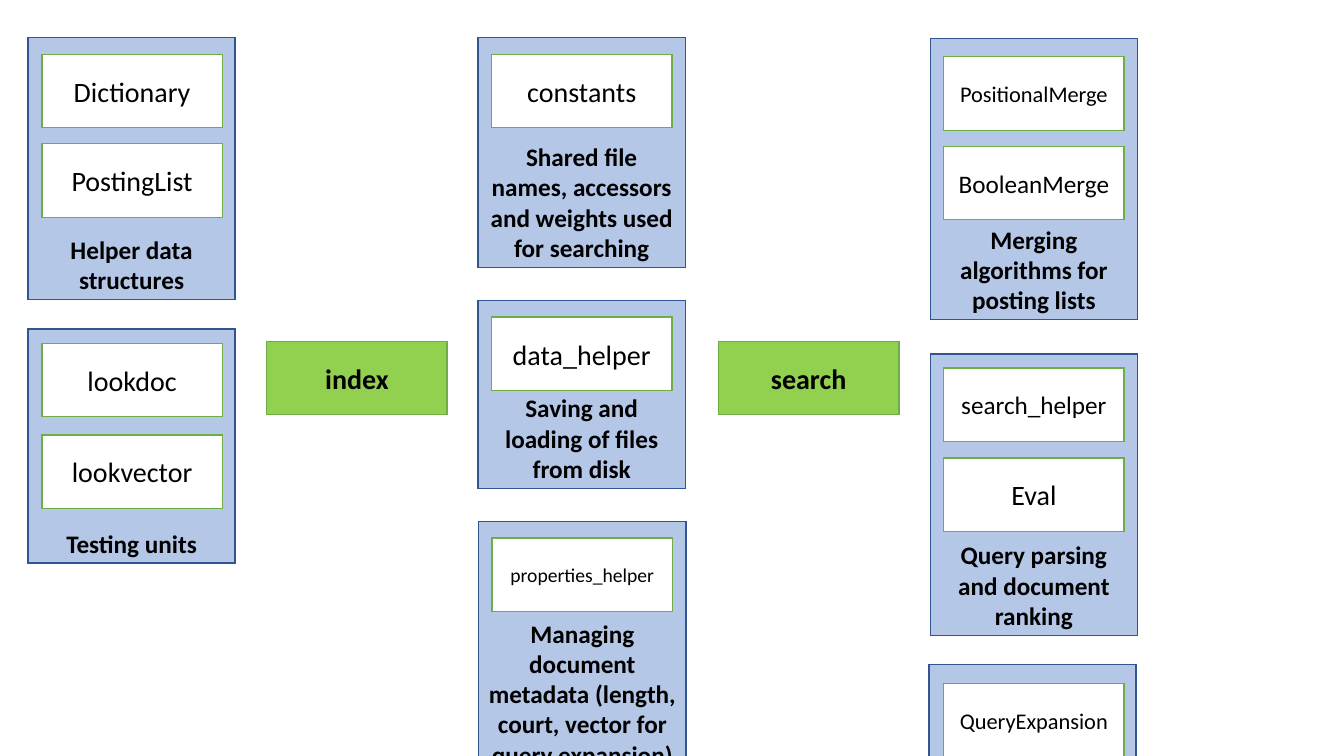
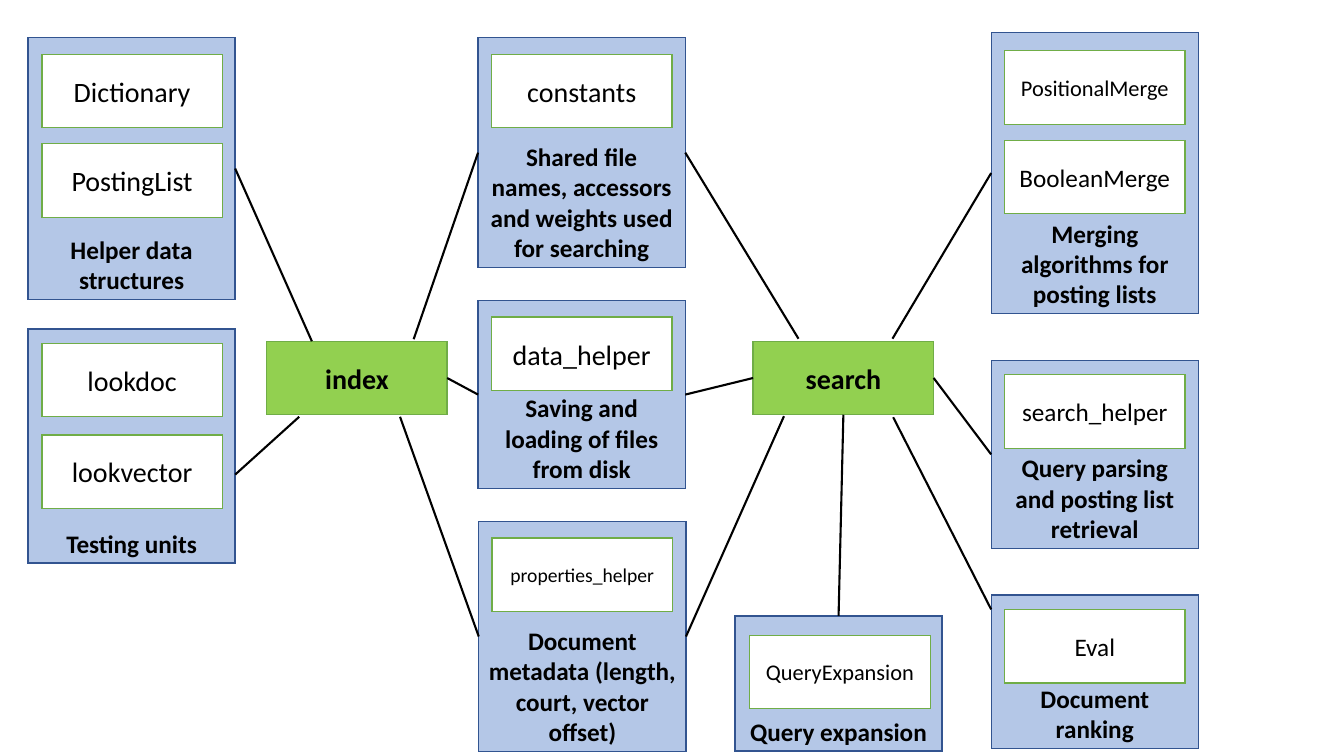
Before and after one commit to pikulet/intellex, a slide deck: slide 1 of class diagram.pptx. Drawn at 1344x756 pixels with LibreOffice and Linux fonts; fonts in the diff are those of the drawing. Boxes give left, top, right and bottom in pixels: in the first picture for what was removed or moved away, otherwise in the second. Text is boxed around its words. In the diff, an @@ line names an element or a change of style, - is before the commit and + after.

```diff
--- a/class diagram.pptx
+++ b/class diagram.pptx
@@ 3 rectangles moved together from (x1=931, y1=38, x2=1138, y2=320) to (x1=991, y1=32, x2=1199, y2=314) @@
@@ rectangle "search" moved from (x1=719, y1=342, x2=899, y2=415) to (x1=753, y1=342, x2=934, y2=415) @@
@@ rectangle "Query parsing and posting list ..." resized from (x1=931, y1=354, x2=1138, y2=635) to (x1=991, y1=361, x2=1199, y2=548) @@
@@ rectangle "search_helper" moved from (x1=944, y1=368, x2=1124, y2=442) to (x1=1005, y1=375, x2=1186, y2=449) @@
@@ group added at (x1=235, y1=152, x2=1199, y2=749): 12 lines, 1 rectangle @@
+Document ranking
@@ text in rectangle at (x1=1015, y1=459, x2=1174, y2=538): text changed @@
-Query parsing and document ranking
+Query parsing and posting list retrieval
@@ rectangle "Document metadata (length, court, vector ..." resized from (x1=479, y1=522, x2=687, y2=756) to (x1=479, y1=522, x2=687, y2=752) @@
@@ rectangle "Query expansion" resized from (x1=930, y1=664, x2=1137, y2=756) to (x1=735, y1=616, x2=943, y2=751) @@
@@ rectangle "Eval" moved from (x1=944, y1=458, x2=1124, y2=531) to (x1=1005, y1=610, x2=1186, y2=684) @@
@@ rectangle "Eval" at (x1=1005, y1=610, x2=1186, y2=684): size 20 to 18 pt @@
@@ text in rectangle at (x1=489, y1=633, x2=676, y2=745): text changed @@
-Managing document metadata (length, court, vector for query expansion)
+Document metadata (length, court, vector offset)
@@ rectangle "QueryExpansion" moved from (x1=944, y1=684, x2=1124, y2=756) to (x1=750, y1=635, x2=931, y2=709) @@
```
Also in this commit, not shown: 6 other files.
